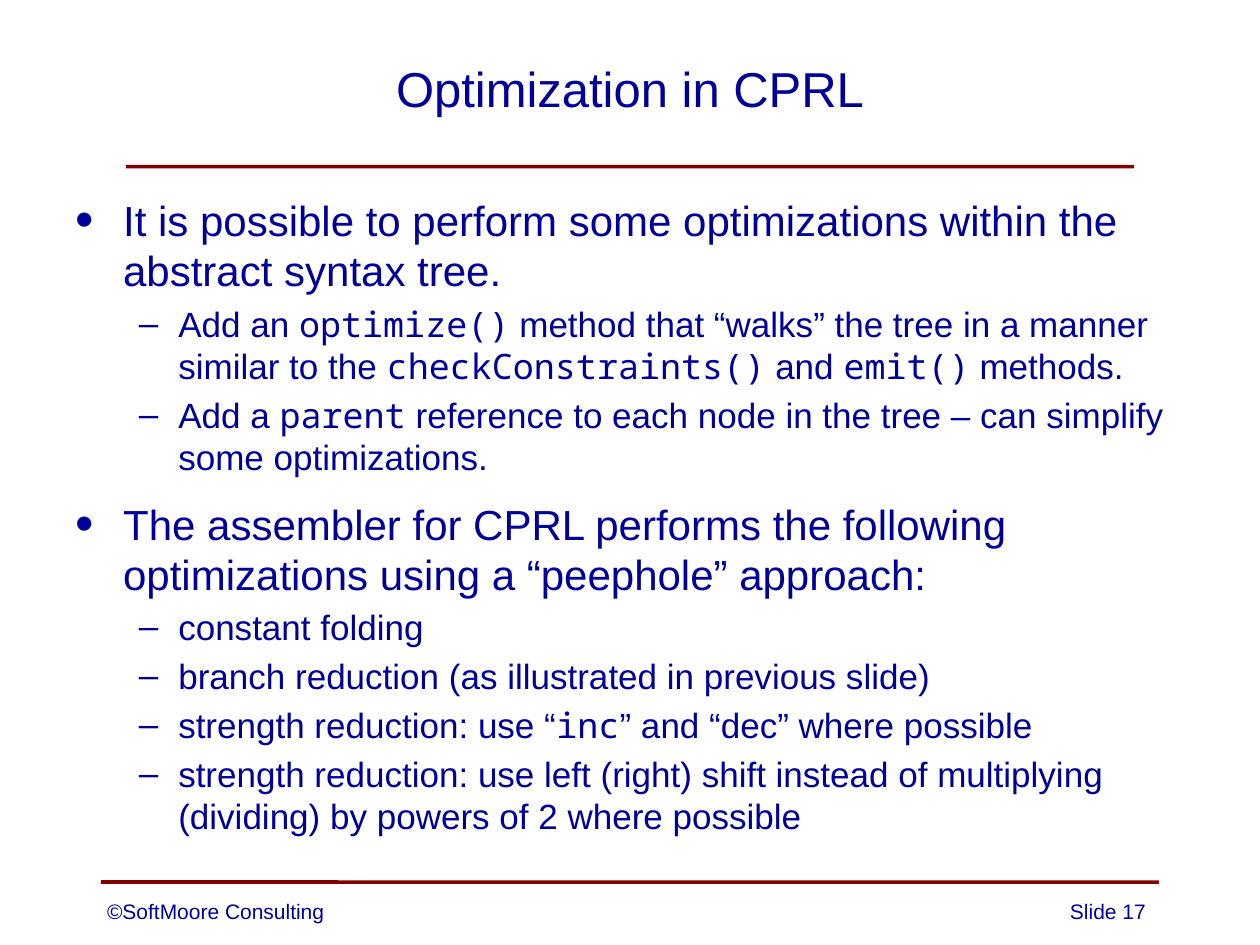
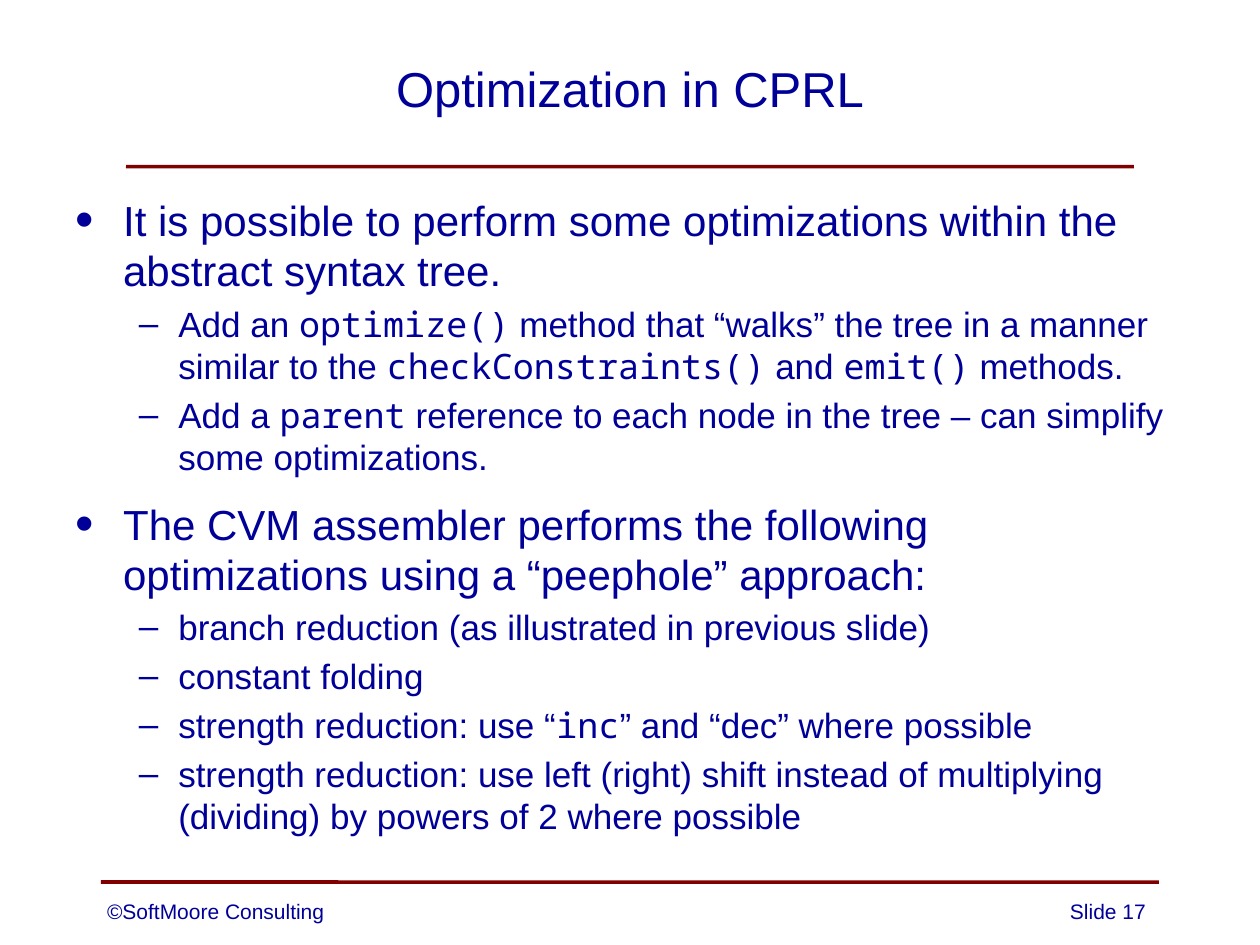
Before and after one commit to SoftMoore/CPRL, a slide deck: slide 17 of PowerPoint Slides/12 - Optimization.pptx. Drawn at 1260x945 pixels with LibreOffice and Linux fonts; fonts in the diff are those of the drawing. Boxes give left, top, right and bottom in pixels: in the first picture for what was removed or moved away, otherwise in the second. Text is boxed around its words. In the diff, an @@ line names an element or a change of style, - is before the commit and + after.

```diff
--- a/PowerPoint Slides/12 - Optimization.pptx
+++ b/PowerPoint Slides/12 - Optimization.pptx
@@ text at (x1=123, y1=509, x2=930, y2=647): text changed @@
-• The assembler for CPRL performs the following optimizations using a “peephole” approach:
+• The CVM assembler performs the following optimizations using a “peephole” approach:
+  – branch reduction (as illustrated in previous slide)
@@ text at (x1=178, y1=663, x2=930, y2=696): paragraph removed @@
-  – branch reduction (as illustrated in previous slide)
```
Also in this commit, not shown: 5 other files.
